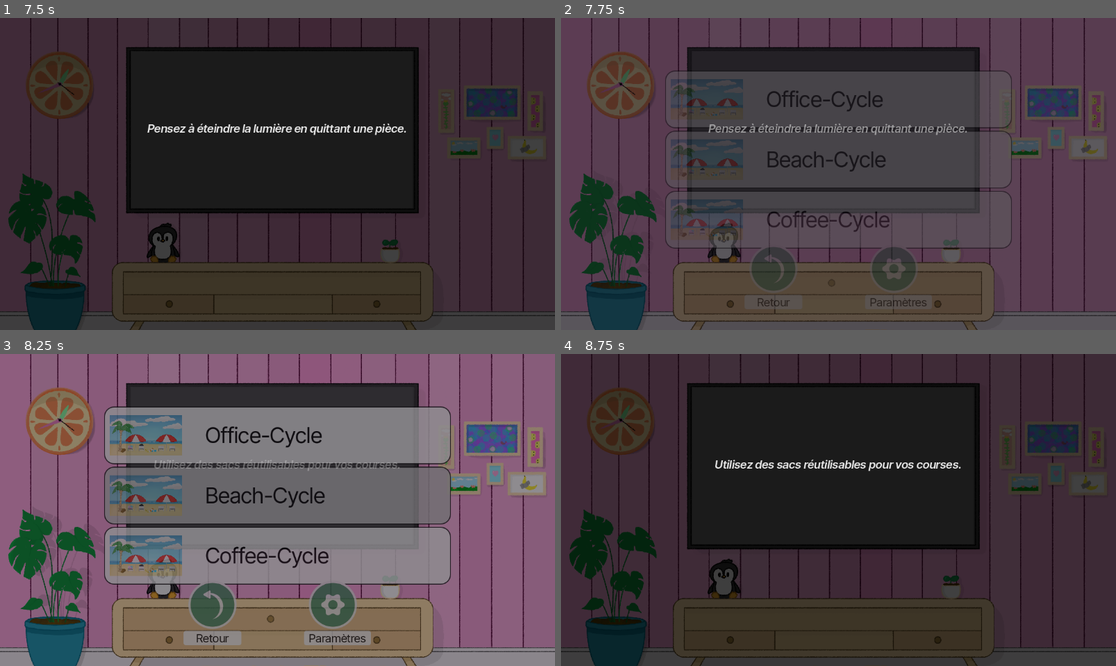
Above: before the commit, frames 1-4 (two rows, left to right).
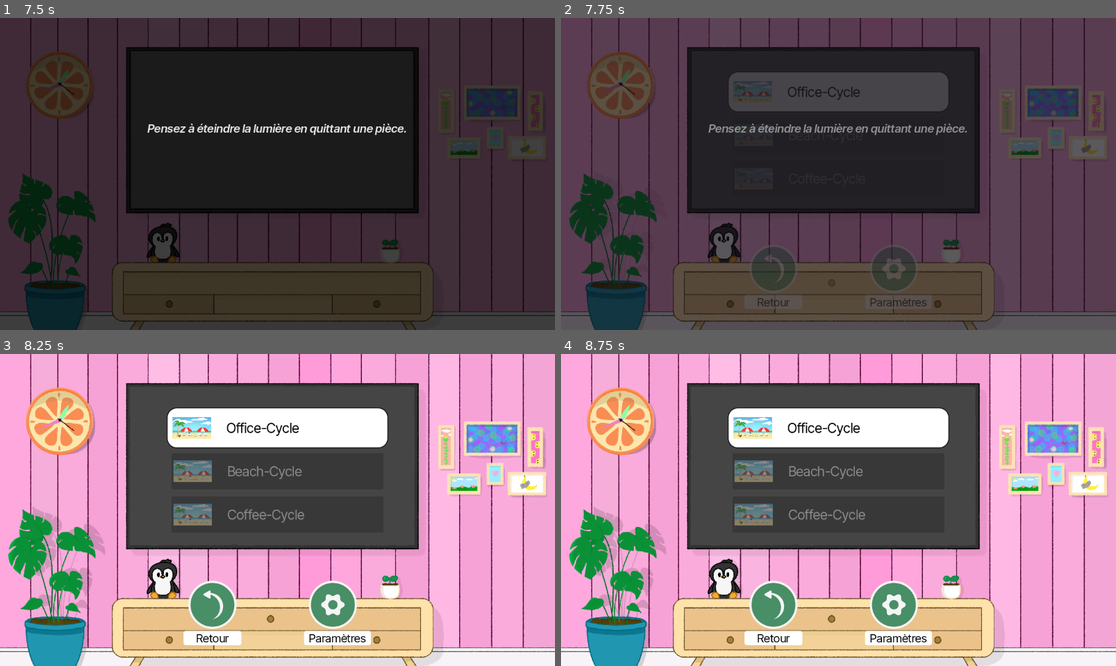
Above: after the commit, the same moments.

Repository: PingBeat/Rhythm-Cycle
Game: Godot game, scene res://UI/main_menu.tscn
Two runs of this game, one before a commit and one after it. Both use one fixed random seed, a clock stepped at 60 frames per second and the inputs below. Sound files missing from this copy of the repository are replaced by a short silence.
Inputs (mouse positions are in pixels of both pictures, inside the frame that each line leads up to):
- Up to frame 1 (7.5 s): click (344, 236) at 0.5 s; click "Plein Écran" at 1.25 s; click "Retour" at 2 s; click "Plein Écran" at 2.75 s; click "Retour" at 3.5 s; click (277, 236) at 4.25 s; click (277, 236) at 5 s; click (277, 236) at 5.75 s; click (338, 267) at 6.5 s; click "Office-Cycle" at 7.25 s
- Up to frame 2 (7.75 s): no input
- Up to frame 3 (8.25 s): click (277, 494) at 8 s, where only the run before the commit has a clickable "Beach-Cycle"
- Up to frame 4 (8.75 s): no input

Frame 1 is identical in both runs. In frame 2, 19% of the frame differs, in the area x 18-82%, y 16-74%; in frame 3, 98%; in frame 4, 99%, in the area x 0-100%, y 0-100%.

Commit message:
Local WIP

Diff:
--- a/Levels/game.gd
+++ b/Levels/game.gd
@@ -47,21 +47,19 @@
 	if Input.is_action_just_released("marron"):
 		bouton_marron.frame = 1
 
+func _pause_game() -> void:
+	if not has_node("MenuSettingsCanvas"):
+		var canvas = CanvasLayer.new()
+		canvas.name = "MenuSettingsCanvas"
+		canvas.layer = 100
+		var menu = MENU_SETTINGS.instantiate()
+		canvas.add_child(menu)
+		add_child(canvas)
+		get_tree().paused = true
+
 func _input(event: InputEvent) -> void:
 	if event.is_action_pressed("ui_cancel"):
-		# On vérifie si notre "vitre" (Canvas) existe déjà
-		if not has_node("MenuSettingsCanvas"):
-			# 1. On crée le CanvasLayer (la vitre)
-			var canvas = CanvasLayer.new()
-			canvas.name = "MenuSettingsCanvas"
-			canvas.layer = 100 # On s'assure que ça passe par-dessus tout ton décor
-			# 2. On charge ton menu
-			var menu = MENU_SETTINGS.instantiate()
-			# 3. On colle le menu sur la vitre, puis on met la vitre dans le jeu
-			canvas.add_child(menu)
-			add_child(canvas)
-			# 4. On fige le jeu
-			get_tree().paused = true
+		_pause_game()
 
 func increaseScore(value):
 	if value == 0:
@@ -103,7 +101,7 @@
 	get_tree().paused = true
 
 func _on_options_pressed() -> void:
-	LoadingScreen.change_scene("res://UI/menu_settings.tscn")
+	_pause_game()
 
 func _on_options_mouse_entered() -> void:
 	$Options.modulate = Color("b2b2b2ff")
--- a/UI/menu_settings.gd
+++ b/UI/menu_settings.gd
@@ -71,4 +71,4 @@
 
 func _on_bouton_exit_pressed() -> void:
 	get_tree().paused = false
-	LoadingScreen.change_scene("res://UI/main_menu.tscn")
+	LoadingScreen.change_scene("res://UI/select_level.tscn")
--- a/UI/select_level.gd
+++ b/UI/select_level.gd
@@ -7,18 +7,16 @@
 @onready var btn_settings := $BottomBar/SettingsBox/BtnSettings
 
 func _ready() -> void:
-	# Connect level buttons
+	# Connect level button
 	office_btn.pressed.connect(_on_office_pressed)
-	beach_btn.pressed.connect(_on_beach_pressed)
-	coffee_btn.pressed.connect(_on_coffee_pressed)
 
-	# Hover effects for level buttons
+	# Hover effects for level button
 	office_btn.mouse_entered.connect(_on_button_hover.bind(office_btn))
 	office_btn.mouse_exited.connect(_on_button_exit.bind(office_btn))
-	beach_btn.mouse_entered.connect(_on_button_hover.bind(beach_btn))
-	beach_btn.mouse_exited.connect(_on_button_exit.bind(beach_btn))
-	coffee_btn.mouse_entered.connect(_on_button_hover.bind(coffee_btn))
-	coffee_btn.mouse_exited.connect(_on_button_exit.bind(coffee_btn))
+
+	# Disable unimplemented levels
+	beach_btn.disabled = true
+	coffee_btn.disabled = true
 
 	# Connect bottom bar buttons
 	btn_retour.pressed.connect(_on_retour_pressed)
--- a/UI/select_level.tscn
+++ b/UI/select_level.tscn
@@ -73,10 +73,15 @@
 
 [node name="TVContainer" type="CenterContainer" parent="."]
 layout_mode = 1
-anchors_preset = 15
-anchor_right = 1.0
-anchor_bottom = 1.0
-offset_top = -60.0
+anchors_preset = 8
+anchor_left = 0.5
+anchor_top = 0.5
+anchor_right = 0.5
+anchor_bottom = 0.5
+offset_left = -225.0
+offset_top = -240.0
+offset_right = 225.0
+offset_bottom = 80.0
 grow_horizontal = 2
 grow_vertical = 2
 
@@ -85,12 +90,12 @@
 theme_override_constants/separation = 15
 
 [node name="OfficeCycleButton" type="Button" parent="TVContainer/LevelsBox"]
-custom_minimum_size = Vector2(700, 110)
+custom_minimum_size = Vector2(440, 75)
 layout_mode = 2
 theme_override_colors/font_color = Color(0, 0, 0, 1)
 theme_override_colors/font_hover_color = Color(0, 0, 0, 1)
-theme_override_constants/icon_max_width = 150
-theme_override_font_sizes/font_size = 45
+theme_override_constants/icon_max_width = 80
+theme_override_font_sizes/font_size = 28
 theme_override_styles/normal = SubResource("StyleBoxFlat_Btn")
 theme_override_styles/hover = SubResource("StyleBoxFlat_Hover")
 theme_override_styles/pressed = SubResource("StyleBoxFlat_Hover")
@@ -101,12 +106,12 @@
 expand_icon = true
 
 [node name="BeachCycleButton" type="Button" parent="TVContainer/LevelsBox"]
-custom_minimum_size = Vector2(700, 110)
+custom_minimum_size = Vector2(440, 75)
 layout_mode = 2
 theme_override_colors/font_color = Color(0, 0, 0, 1)
 theme_override_colors/font_hover_color = Color(0, 0, 0, 1)
-theme_override_constants/icon_max_width = 150
-theme_override_font_sizes/font_size = 45
+theme_override_constants/icon_max_width = 80
+theme_override_font_sizes/font_size = 28
 theme_override_styles/normal = SubResource("StyleBoxFlat_Btn")
 theme_override_styles/hover = SubResource("StyleBoxFlat_Hover")
 theme_override_styles/pressed = SubResource("StyleBoxFlat_Hover")
@@ -117,12 +122,12 @@
 expand_icon = true
 
 [node name="CoffeeCycleButton" type="Button" parent="TVContainer/LevelsBox"]
-custom_minimum_size = Vector2(700, 110)
+custom_minimum_size = Vector2(440, 75)
 layout_mode = 2
 theme_override_colors/font_color = Color(0, 0, 0, 1)
 theme_override_colors/font_hover_color = Color(0, 0, 0, 1)
-theme_override_constants/icon_max_width = 150
-theme_override_font_sizes/font_size = 45
+theme_override_constants/icon_max_width = 80
+theme_override_font_sizes/font_size = 28
 theme_override_styles/normal = SubResource("StyleBoxFlat_Btn")
 theme_override_styles/hover = SubResource("StyleBoxFlat_Hover")
 theme_override_styles/pressed = SubResource("StyleBoxFlat_Hover")
